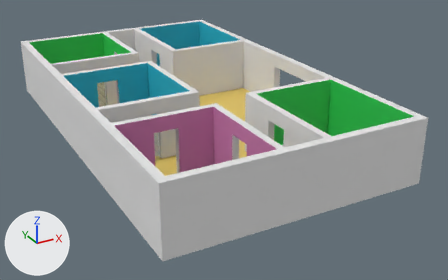
The COLLADA model assets/models/walls.dae: old version first, new version second.
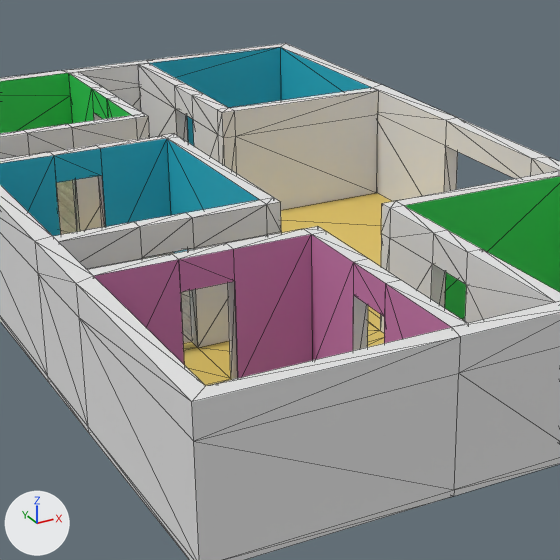
Old and new are each drawn whole from a camera (50 mm lens) standing at (-19.43, -40.99, 18.68) and looking at (1.83, -2.34, -0.64) and again close up on the part from 16% to 73% of the width and 0% to 91% of the height. Arrows for +X, +Y and +Z are at lower left; the lights stay in place. The close-ups show mesh edges as thin lines. Where no turn or scale is listed for an object, it has been applied to the vertices.

Names of what the first close-up shows: 'Walls-col'.
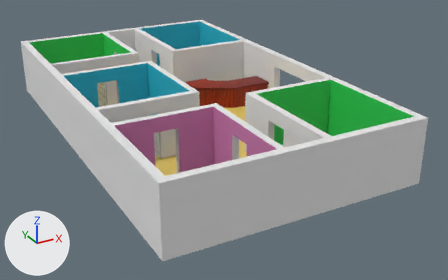
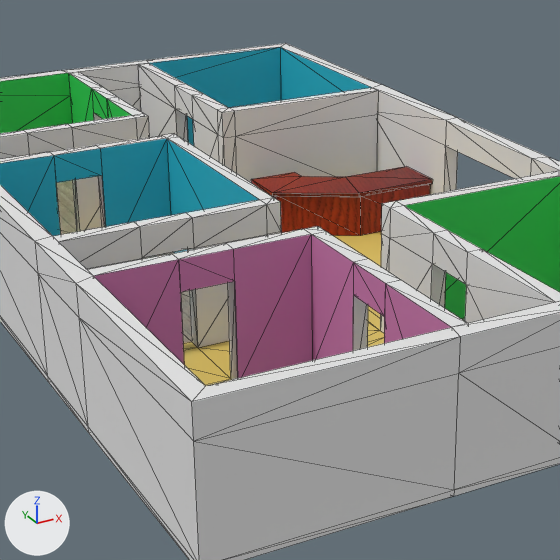
Boxes (x1, y1, x2, y2) around the edits, measured in the close-ups (560 x 560 px):
'Table-col', added (red): after (251, 166, 432, 236)

Patch to the scene script:
```diff
--- a/assets/models/walls.dae.py
+++ b/assets/models/walls.dae.py
@@ img_table_wood_png @@
+img_table_wood_png = load_image('Table_Wood.png', '../textures/Table_Wood.png', 1024, 1024, 'sRGB')
@@ mat_wood_table @@
+mat_wood_table = principled_material('Wood_Table')
+mat_wood_table.texture = img_table_wood_png
+mat_wood_table.roughness = 0.44
@@ me_cube @@
+me_cube.from_pydata(...)  # 32 vertices, 60 faces; spans x -5.16..1.04, y -0.6..2.88, z -1.0..0.8
+me_cube.materials.append(mat_wood_table)  # picture img_table_wood_png
@@ ob_table_col @@
+ob_table_col = bpy.data.objects.new('Table-col', me_cube)
+ob_table_col.location = (7.46, 2.4, 1.0)
```
